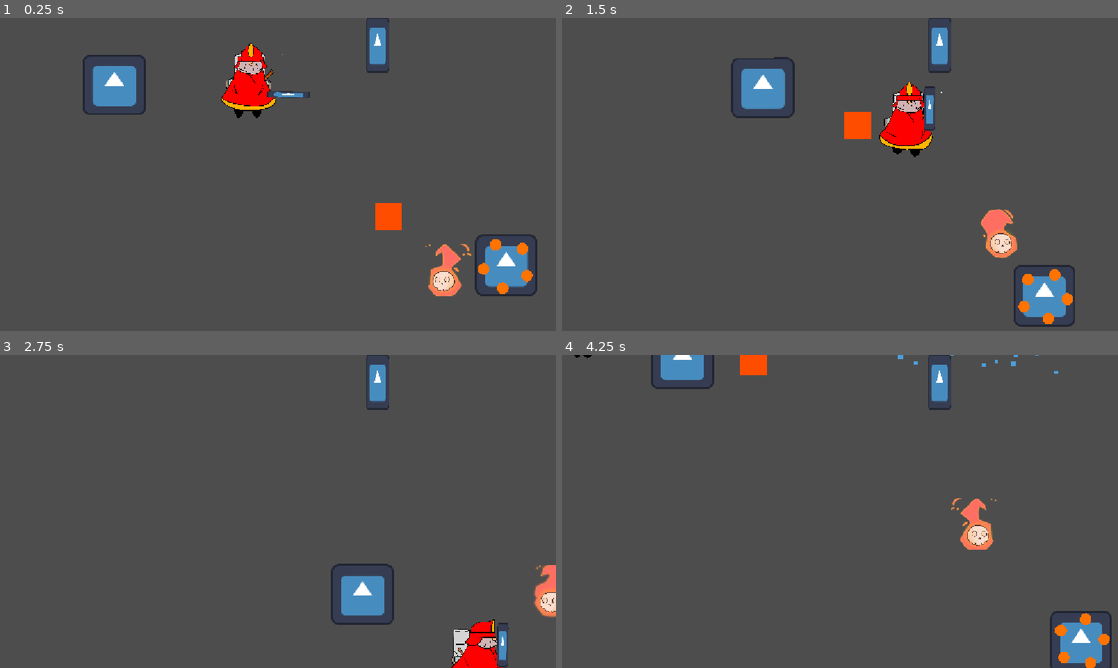
Above: before the commit, frames 1-4 (two rows, left to right).
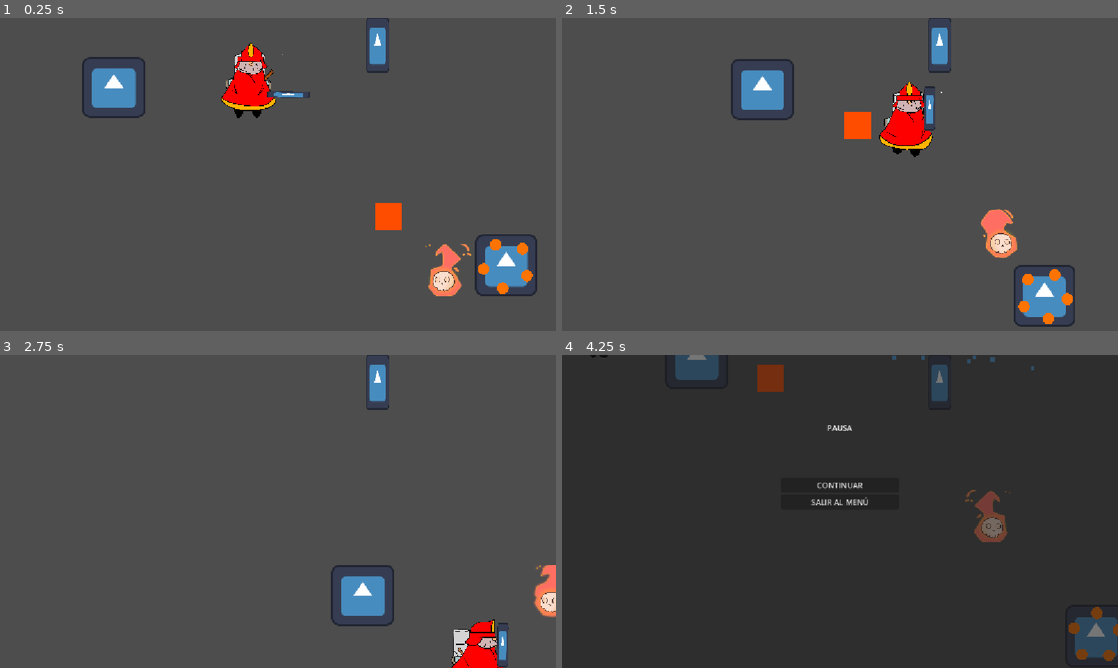
Above: after the commit, the same moments.

Repository: gsMolina02/GameJam
Game: Godot game, scene res://Scenes/escena_prueba.tscn
Same seed, same stepped clock (60 frames per second), same inputs: the game is played once before the commit and once after it. This scene is started directly instead of the project's main scene. The engine's default icon, where the game draws it, is replaced by a stand-in: a white triangle on a blue panel in a dark square.
Inputs (mouse positions are in pixels of both pictures, inside the frame that each line leads up to):
- Up to frame 1 (0.25 s): no input
- Up to frame 2 (1.5 s): tap Enter at 0.5 s; move the mouse to (962, 158) at 0.52 s; hold D (right) 0.53-1.28 s; hold E (attack) 0.53-1.28 s; click (962, 158) at 0.67 s; tap Space at 0.77 s; move the mouse to (728, 190) at 1.27 s; hold S (down) from 1.28 s (still down); tap Q (switch_weapon) at 1.35 s
- Up to frame 3 (2.75 s): tap Space at 1.52 s; move the mouse to (333, 442) at 2.02 s; release S (down) at 2.03 s; hold D (right) from 2.03 s (still down); hold E (attack) from 2.03 s (still down)
- Up to frame 4 (4.25 s): move the mouse to (812, 574) at 2.77 s; release D (right) at 2.78 s; release E (attack) at 2.78 s; hold W (up) 2.78-3.53 s; tap Q (switch_weapon) at 2.85 s; click (812, 574) at 2.92 s; tap Space at 3.02, 3.77 s; move the mouse to (1006, 558) at 3.52 s; hold A (left) from 3.53 s (still down); hold E (attack) from 3.53 s (still down); tap Escape (ui_cancel) at 4.15 s

The runs differ from the first frame. In frame 1, 0.6% of the frame differs, in the area x 14-27%, y 11-32%; in frame 2, 0.4%; in frame 3, 0.2%; in frame 4, 99%, in the area x 0-100%, y 0-100%.

Commit message:
create pause menu

Diff:
--- /dev/null
+++ b/BomberoMichiGame/Interfaces/puse_menu.gd
@@ -0,0 +1,29 @@
+extends Control
+
+# Called when the node enters the scene tree for the first time.
+func _ready() -> void:
+	# Ocultar el menú al inicio
+	hide()
+	# Asegurarse de que el proceso esté activo para detectar input
+	set_process_input(true)
+
+# Detectar cuando se presiona ESC
+func _input(event: InputEvent) -> void:
+	if event.is_action_pressed("ui_cancel"):  # ESC es ui_cancel por defecto
+		toggle_pause()
+
+# Alternar entre pausa y continuar
+func toggle_pause() -> void:
+	var is_paused = not get_tree().paused
+	get_tree().paused = is_paused
+	visible = is_paused
+
+# Botón continuar
+func _on_btn_continue_pressed() -> void:
+	toggle_pause()
+
+# Botón salir al menú principal
+func _on_btn_exit_pressed() -> void:
+	# Despausar el juego antes de cambiar de escena
+	get_tree().paused = false
+	get_tree().change_scene_to_file("res://Interfaces/main_menu.tscn")
--- /dev/null
+++ b/BomberoMichiGame/Interfaces/puse_menu.tscn
@@ -0,0 +1,56 @@
+[gd_scene load_steps=2 format=3 uid="uid://bkxihhd4v43qm"]
+
+[ext_resource type="Script" uid="uid://e207ydkqsa1m" path="res://Interfaces/puse_menu.gd" id="1_5cwiv"]
+
+[node name="PuseMenu" type="Control"]
+process_mode = 3
+layout_mode = 3
+anchors_preset = 15
+anchor_right = 1.0
+anchor_bottom = 1.0
+grow_horizontal = 2
+grow_vertical = 2
+script = ExtResource("1_5cwiv")
+
+[node name="Panel" type="Panel" parent="."]
+layout_mode = 1
+anchors_preset = 15
+anchor_right = 1.0
+anchor_bottom = 1.0
+grow_horizontal = 2
+grow_vertical = 2
+
+[node name="VBoxContainer" type="VBoxContainer" parent="Panel"]
+layout_mode = 1
+anchors_preset = 8
+anchor_left = 0.5
+anchor_top = 0.5
+anchor_right = 0.5
+anchor_bottom = 0.5
+offset_left = -122.0
+offset_top = -70.5
+offset_right = 122.0
+offset_bottom = 70.5
+grow_horizontal = 2
+grow_vertical = 2
+
+[node name="btnContinue" type="Button" parent="Panel/VBoxContainer"]
+layout_mode = 2
+text = "CONTINUAR"
+
+[node name="btnExit" type="Button" parent="Panel/VBoxContainer"]
+layout_mode = 2
+text = "SALIR AL MENÚ"
+
+[node name="Label" type="Label" parent="Panel"]
+layout_mode = 0
+offset_left = 453.0
+offset_top = 139.0
+offset_right = 697.0
+offset_bottom = 162.0
+text = "PAUSA"
+horizontal_alignment = 1
+vertical_alignment = 1
+
+[connection signal="pressed" from="Panel/VBoxContainer/btnContinue" to="." method="_on_btn_continue_pressed"]
+[connection signal="pressed" from="Panel/VBoxContainer/btnExit" to="." method="_on_btn_exit_pressed"]
--- a/BomberoMichiGame/Scenes/escena_prueba.tscn
+++ b/BomberoMichiGame/Scenes/escena_prueba.tscn
@@ -1,16 +1,17 @@
-[gd_scene load_steps=6 format=3 uid="uid://doh2qtc1kjvpm"]
+[gd_scene load_steps=7 format=3 uid="uid://doh2qtc1kjvpm"]
 
 [ext_resource type="PackedScene" uid="uid://e2osxgcrxydp" path="res://personajes/mascota/mascota.tscn" id="1_uapuf"]
 [ext_resource type="PackedScene" uid="uid://bfra7nxi2wetn" path="res://personajes/personaje_principal/personaje_principal.tscn" id="2_1in75"]
 [ext_resource type="PackedScene" uid="uid://upe8nkwx2xwf" path="res://personajes/jefe/jefe.tscn" id="3_1in75"]
 [ext_resource type="PackedScene" uid="uid://ccbpd223shlq8" path="res://personajes/minions/minions.tscn" id="4_minions"]
 [ext_resource type="PackedScene" uid="uid://bmhb6a78qs4n" path="res://Objects/Boxes/box.tscn" id="5_gdsp3"]
+[ext_resource type="PackedScene" uid="uid://bkxihhd4v43qm" path="res://Interfaces/puse_menu.tscn" id="6_qjlt0"]
 
 [node name="escenaPrueba" type="Node2D"]
 position = Vector2(439, 348)
 
 [node name="mascota" parent="." instance=ExtResource("1_uapuf")]
-position = Vector2(-302, -207)
+position = Vector2(-303, -199.99997)
 scale = Vector2(1.0224254, 0.9807179)
 objetivo = NodePath("../personajePrincipal")
 
@@ -27,3 +28,7 @@
 
 [node name="Box" parent="." instance=ExtResource("5_gdsp3")]
 position = Vector2(341, -295)
+
+[node name="CanvasLayer" type="CanvasLayer" parent="."]
+
+[node name="PuseMenu" parent="CanvasLayer" instance=ExtResource("6_qjlt0")]
Not shown, added: BomberoMichiGame/Interfaces/puse_menu.gd.uid
